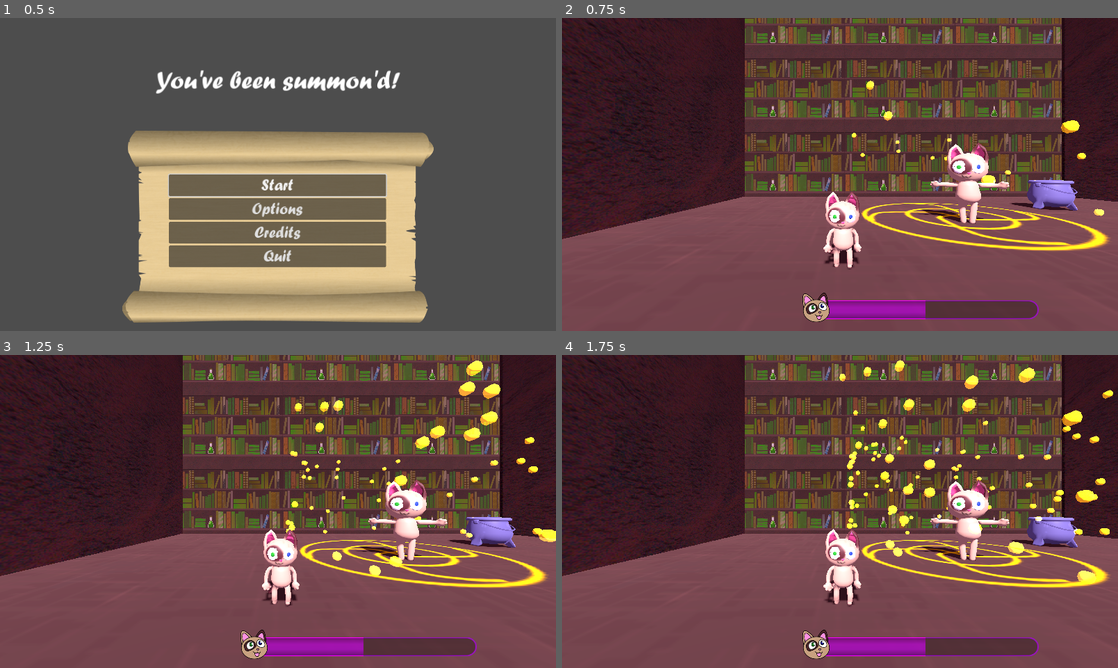
Above: before the commit, frames 1-4 (two rows, left to right).
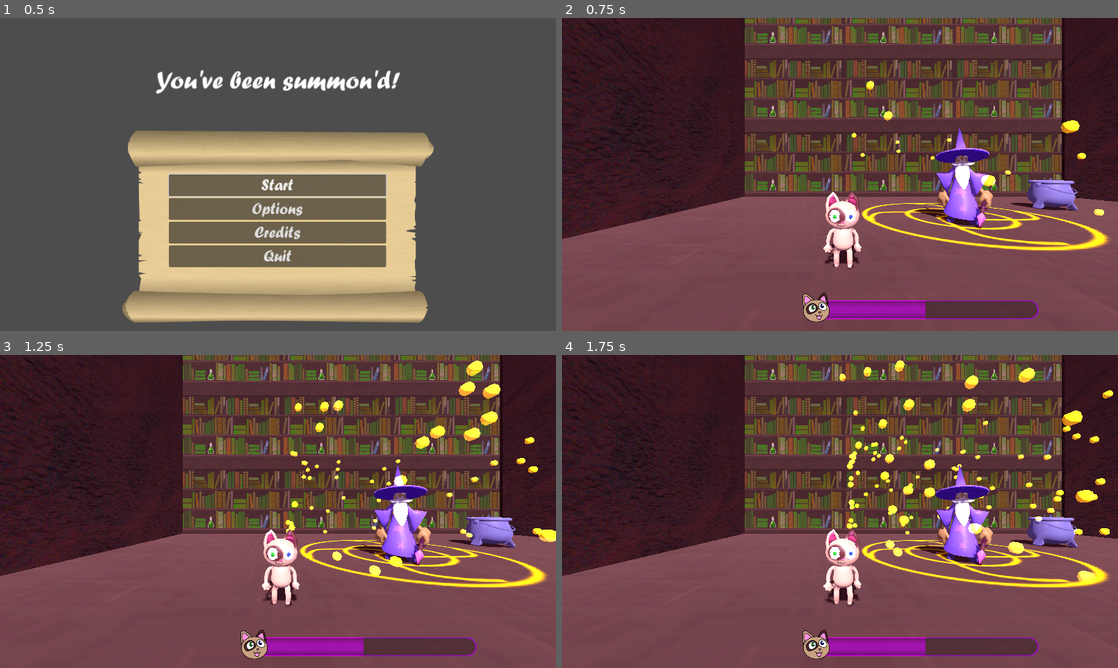
Above: after the commit, the same moments.

Repository: Yngwarr/ludum-dare-55
Game: Godot game, scene res://scenes/MainMenu.tscn
Same seed, same stepped clock (60 frames per second), same inputs: the game is played once before the commit and once after it. The engine's default icon, where the game draws it, is replaced by a stand-in: a white triangle on a blue panel in a dark square.
Inputs:
- Up to frame 1 (0.5 s): no input
- Up to frame 2 (0.75 s): click "Start" at 0.5 s
- Up to frame 3 (1.25 s): no input
- Up to frame 4 (1.75 s): hold Right (game_right) from 1.28 s (still down)

Frame 1 is identical in both runs. In frame 2, 2.2% of the frame differs, in the area x 63-81%, y 35-68%; in frame 3, 2.2%; in frame 4, 2.2%.

Commit message:
add wizard

Diff:
--- a/scenes/Game.tscn
+++ b/scenes/Game.tscn
@@ -17,8 +17,8 @@
 [ext_resource type="Texture2D" uid="uid://bmetb0g61y3bv" path="res://icon.svg" id="8_lyls7"]
 [ext_resource type="Script" path="res://src/GameOverScreen.gd" id="15_0yr3b"]
 [ext_resource type="PackedScene" uid="uid://bfvfl56btyulo" path="res://scenes/cat.tscn" id="17_1pui5"]
-[ext_resource type="PackedScene" uid="uid://c3n3j80ocq8rl" path="res://models/cat.glb" id="17_vuwel"]
-[ext_resource type="PackedScene" path="res://scenes/CircleParticles.tscn" id="19_56gtj"]
+[ext_resource type="PackedScene" uid="uid://brk03h5iihpt" path="res://scenes/wizard.tscn" id="18_darwm"]
+[ext_resource type="PackedScene" uid="uid://cw3rviqk3sn1e" path="res://scenes/CircleParticles.tscn" id="19_56gtj"]
 [ext_resource type="Texture2D" uid="uid://eh8tbtic5po5" path="res://img/circle.png" id="19_v413s"]
 [ext_resource type="Texture2D" uid="uid://cuc8mvxih2i4i" path="res://img/books.png" id="20_qe4bf"]
 [ext_resource type="Texture2D" uid="uid://dpdy6k3ckkniw" path="res://img/wall.png" id="20_umtwd"]
@@ -313,6 +313,8 @@
 anchors_preset = 15
 anchor_right = 1.0
 anchor_bottom = 1.0
+offset_right = -1152.0
+offset_bottom = -648.0
 grow_horizontal = 2
 grow_vertical = 2
 theme_override_styles/panel = SubResource("StyleBoxTexture_ebkrb")
@@ -490,8 +492,8 @@
 [node name="cat" parent="." instance=ExtResource("17_1pui5")]
 transform = Transform3D(1, 0, 0, 0, 1, 0, 0, 0, 1, -5.35448, 0, -2.81108)
 
-[node name="wizard" parent="." instance=ExtResource("17_vuwel")]
-transform = Transform3D(1.79175, 0, -0.888614, 0, 2, 0, 0.888614, 0, 1.79175, -0.20896, 0, -6.80217)
+[node name="wizard" parent="." instance=ExtResource("18_darwm")]
+transform = Transform3D(0.892145, 0, -0.45175, 0, 1, 0, 0.45175, 0, 0.892145, -0.449428, 0, -6.78997)
 
 [node name="Camera3D" type="Camera3D" parent="."]
 transform = Transform3D(1, 0, 0, 0, 1, 0, 0, 0, 1, -5.40803, 1.97946, 1.53886)
--- /dev/null
+++ b/scenes/wizard.tscn
@@ -0,0 +1,90 @@
+[gd_scene load_steps=2 format=3 uid="uid://brk03h5iihpt"]
+
+[ext_resource type="PackedScene" uid="uid://bqo14u5fh2ndd" path="res://models/wizard.glb" id="1_a5nnk"]
+
+[node name="wizard" instance=ExtResource("1_a5nnk")]
+
+[node name="Skeleton3D" parent="Armature" index="0"]
+bones/1/rotation = Quaternion(-0.0625179, -0.00122838, -0.0196063, 0.997851)
+bones/2/rotation = Quaternion(-0.12235, -0.00165166, 0.0255968, 0.992155)
+bones/3/rotation = Quaternion(0.167002, -0.000688987, -0.00805451, 0.985923)
+bones/4/rotation = Quaternion(0.13995, 0.00103435, -0.00317585, 0.990153)
+bones/4/scale = Vector3(1, 1, 1)
+bones/5/rotation = Quaternion(-0.148981, -0.00423003, 0.0273767, 0.988452)
+bones/6/rotation = Quaternion(-0.100486, 0.00503701, -0.0117964, 0.994856)
+bones/6/scale = Vector3(1, 1, 1)
+bones/7/position = Vector3(-0.0209902, 0.316254, 0.243886)
+bones/7/rotation = Quaternion(-0.0319415, -0.219601, 0.611231, 0.759705)
+bones/7/scale = Vector3(1, 1, 1)
+bones/8/rotation = Quaternion(-0.111363, -0.30066, 0.613104, 0.722015)
+bones/8/scale = Vector3(1, 1, 1)
+bones/9/rotation = Quaternion(0.168305, -0.0284269, 0.762698, 0.623824)
+bones/9/scale = Vector3(1, 1, 1)
+bones/10/rotation = Quaternion(-0.0804014, -0.0193278, -0.160556, 0.983557)
+bones/10/scale = Vector3(1, 1, 1)
+bones/11/rotation = Quaternion(-0.00228683, 0.0788814, 0.996865, -0.0056939)
+bones/11/scale = Vector3(1, 1, 0.999997)
+bones/12/rotation = Quaternion(-0.0349761, 0.00627767, 0.0138396, 0.999273)
+bones/12/scale = Vector3(1, 1, 1)
+bones/13/rotation = Quaternion(-0.0504055, -0.00881089, -0.0248758, 0.99838)
+bones/13/scale = Vector3(1, 1, 1)
+bones/14/position = Vector3(0.0492133, 0.319685, 0.254729)
+bones/14/rotation = Quaternion(0.00281741, 0.283571, -0.677873, 0.678283)
+bones/14/scale = Vector3(1, 1, 1)
+bones/15/rotation = Quaternion(-0.0514971, 0.351402, -0.671333, 0.65052)
+bones/16/rotation = Quaternion(0.123561, 0.0220942, -0.782498, 0.60987)
+bones/17/rotation = Quaternion(-0.119386, 0.0136351, 0.0911128, 0.988564)
+bones/17/scale = Vector3(1, 1, 1)
+bones/18/rotation = Quaternion(0.00132824, -0.0012907, 0.696909, 0.717158)
+bones/19/rotation = Quaternion(-3.73454e-08, 1.10003e-07, 0.493953, 0.869489)
+bones/20/rotation = Quaternion(4.14766e-09, -1.04202e-07, -0.111488, 0.993766)
+bones/21/position = Vector3(-0.294623, 0.385552, 0.0970121)
+bones/21/rotation = Quaternion(0.244006, -0.914959, -0.0223357, 0.320644)
+bones/21/scale = Vector3(1, 1, 1)
+bones/22/scale = Vector3(1, 1, 1)
+bones/24/scale = Vector3(1, 1, 1)
+bones/25/rotation = Quaternion(0.0538613, -0.00163924, -0.0489825, 0.997345)
+bones/27/rotation = Quaternion(0.134585, -0.0203424, -0.0343477, 0.990098)
+bones/27/scale = Vector3(1, 1, 1)
+bones/28/rotation = Quaternion(0.176459, 0.00687872, 0.0434341, 0.983325)
+bones/28/scale = Vector3(1, 1, 1)
+bones/29/rotation = Quaternion(0.0710525, -0.0107799, -0.0250925, 0.997099)
+bones/31/rotation = Quaternion(0.163286, 0.0157875, 0.108474, 0.98047)
+bones/31/scale = Vector3(1, 1, 1)
+bones/32/rotation = Quaternion(0.126152, -0.0259015, -0.0555535, 0.990115)
+bones/32/scale = Vector3(1, 1, 1)
+bones/33/rotation = Quaternion(0.184748, 0.0377338, 0.0405768, 0.981223)
+bones/33/scale = Vector3(1, 1, 1)
+bones/34/rotation = Quaternion(0.00122784, 0.00138646, -0.748624, 0.662992)
+bones/34/scale = Vector3(1, 1, 1)
+bones/35/rotation = Quaternion(0.0901751, -0.038454, -0.356166, 0.929266)
+bones/36/rotation = Quaternion(0.0452204, -0.0516167, -0.093396, 0.993261)
+bones/36/scale = Vector3(1, 1, 1)
+bones/37/position = Vector3(0.128625, 0.467159, -0.020149)
+bones/37/rotation = Quaternion(-0.0495202, 0.929707, 0.158396, 0.32879)
+bones/37/scale = Vector3(1, 1, 1)
+bones/38/rotation = Quaternion(0.0654175, 0.0230618, 0.605435, 0.792867)
+bones/40/rotation = Quaternion(0.166178, -0.0779299, -0.0985119, 0.978063)
+bones/41/rotation = Quaternion(0.0411377, -0.00202736, 0.105193, 0.993598)
+bones/42/rotation = Quaternion(0.401464, -0.0354367, 0.101851, 0.909504)
+bones/42/scale = Vector3(1, 1, 1)
+bones/43/rotation = Quaternion(0.212855, -0.0143606, 0.0436935, 0.976001)
+bones/43/scale = Vector3(1, 1, 1)
+bones/44/rotation = Quaternion(0.291691, -0.034502, -0.0180671, 0.955719)
+bones/44/scale = Vector3(1, 1, 1)
+bones/45/rotation = Quaternion(0.324267, 0.0143472, 0.122018, 0.937953)
+bones/46/rotation = Quaternion(0.169144, -0.123696, 0.146759, 0.966722)
+bones/47/rotation = Quaternion(0.504208, -0.0842562, 0.0418232, 0.858444)
+bones/48/scale = Vector3(1, 1, 1)
+bones/49/rotation = Quaternion(0.208174, -0.0579356, 0.0782054, 0.973237)
+bones/50/rotation = Quaternion(-0.018005, 0.0400756, 0.436307, 0.898725)
+bones/51/position = Vector3(0.374157, 0.5316, -0.142858)
+bones/51/rotation = Quaternion(-0.3284, -0.0870652, 0.940517, -0.000522851)
+bones/51/scale = Vector3(1, 1, 1)
+bones/52/rotation = Quaternion(0.229627, 0.114358, 0.428353, 0.866434)
+bones/52/scale = Vector3(1, 1, 1)
+bones/53/rotation = Quaternion(0.070014, 0.108611, 0.161725, 0.978339)
+bones/54/rotation = Quaternion(0.388908, -0.0911743, 0.916754, 0.00044713)
+bones/54/scale = Vector3(1, 1, 1)
+bones/55/rotation = Quaternion(0.229627, -0.114358, -0.428353, 0.866434)
+bones/56/rotation = Quaternion(0.0700141, -0.108612, -0.161725, 0.978339)
Binary file added: models/wizard.glb
Not shown, added: models/wizard.glb.import
Binary file added: models/wizard_wizard_color.png
Not shown, added: models/wizard_wizard_color.png.import
